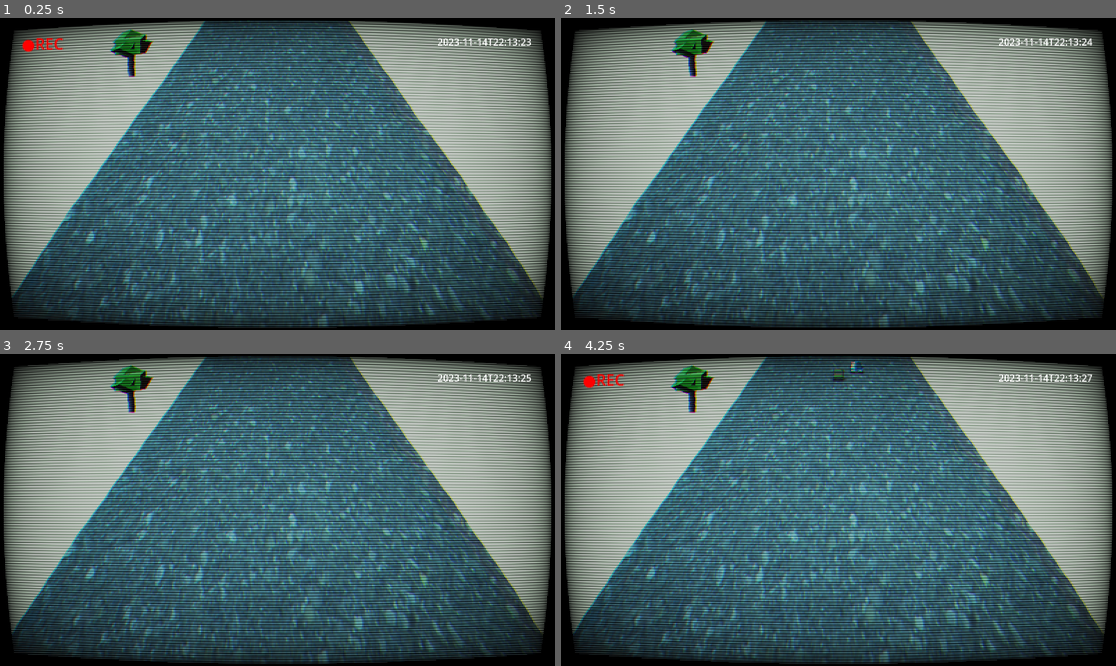
Above: before the commit, frames 1-4 (two rows, left to right).
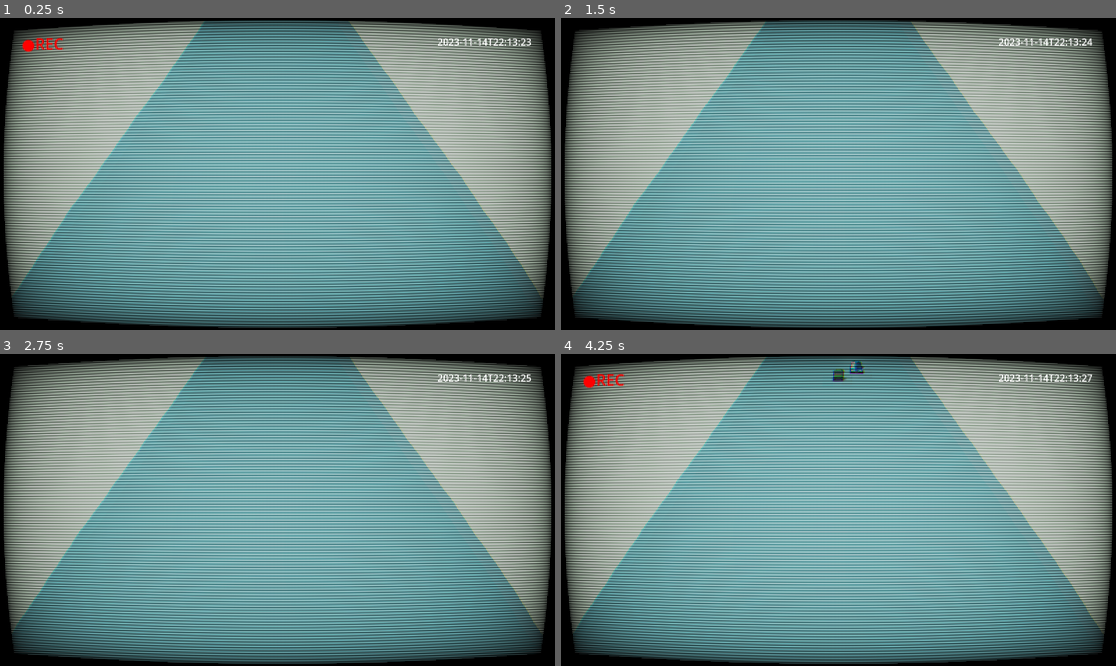
Above: after the commit, the same moments.

Repository: JamesAyala67/ncap-simulator
Game: Godot game, scene res://main.tscn
Same seed, same stepped clock (60 frames per second), same inputs: the game is played once before the commit and once after it.
Inputs (mouse positions are in pixels of both pictures, inside the frame that each line leads up to):
- Up to frame 1 (0.25 s): no input
- Up to frame 2 (1.5 s): tap Enter at 0.5 s; move the mouse to (960, 158) at 0.52 s; hold Ctrl 0.53-1.25 s; click (960, 158) at 0.67 s; drag from (727, 189) to (810, 236) at 1.27 s
- Up to frame 3 (2.75 s): move the mouse to (333, 441) at 2.02 s; hold Ctrl from 2.03 s (still down); click (333, 441) at 2.17 s
- Up to frame 4 (4.25 s): release Ctrl at 2.75 s; drag from (810, 572) to (672, 463) at 2.77 s; move the mouse to (1005, 556) at 3.52 s; hold Ctrl from 3.53 s (still down); click (1005, 556) at 3.67 s

The runs differ from the first frame. In frame 1, 58% of the frame differs, in the area x 2-98%, y 0-100%; in frame 2, 58%; in frame 3, 58%; in frame 4, 59%.

Commit message:
Added clickable

Diff:
--- a/assets/scenes/entities/entity1.tscn
+++ b/assets/scenes/entities/entity1.tscn
@@ -6,7 +6,7 @@
 [sub_resource type="BoxShape3D" id="BoxShape3D_edkwo"]
 size = Vector3(0.83, 0.75, 1)
 
-[node name="entity1" type="CharacterBody3D"]
+[node name="entity1" type="CharacterBody3D" groups=["poofable"]]
 script = ExtResource("1_edkwo")
 
 [node name="Car" parent="." instance=ExtResource("1_7lhlj")]
--- a/assets/scenes/entities/entity2.tscn
+++ b/assets/scenes/entities/entity2.tscn
@@ -6,7 +6,7 @@
 [sub_resource type="BoxShape3D" id="BoxShape3D_edkwo"]
 size = Vector3(0.83, 0.75, 1)
 
-[node name="entity1" type="CharacterBody3D"]
+[node name="entity1" type="CharacterBody3D" groups=["poofable"]]
 script = ExtResource("1_dcnqq")
 
 [node name="Car" parent="." instance=ExtResource("2_gjf4w")]
--- a/assets/scenes/platform_scene.tscn
+++ b/assets/scenes/platform_scene.tscn
@@ -1,83 +1,16 @@
-[gd_scene load_steps=11 format=3 uid="uid://7d3opusjinc6"]
-
-[ext_resource type="Texture2D" uid="uid://emmy42hjy3e6" path="res://assets/textures/2010-09-04_08-50-38.jpg" id="1_oe23o"]
-
-[sub_resource type="BoxMesh" id="BoxMesh_q6cjc"]
-
-[sub_resource type="StandardMaterial3D" id="StandardMaterial3D_q6cjc"]
-albedo_texture = ExtResource("1_oe23o")
-metallic_specular = 0.43
-
-[sub_resource type="BoxShape3D" id="BoxShape3D_oe23o"]
+[gd_scene load_steps=3 format=3 uid="uid://7d3opusjinc6"]
 
 [sub_resource type="BoxMesh" id="BoxMesh_oe23o"]
 
-[sub_resource type="StandardMaterial3D" id="StandardMaterial3D_oe23o"]
-albedo_color = Color(0.79913, 0.0667829, 4.81307e-07, 1)
-
-[sub_resource type="CylinderMesh" id="CylinderMesh_q6cjc"]
-
-[sub_resource type="BoxMesh" id="BoxMesh_bulxv"]
-
-[sub_resource type="StandardMaterial3D" id="StandardMaterial3D_s8mbc"]
-albedo_color = Color(0.447059, 1, 0.313726, 1)
-
-[sub_resource type="StandardMaterial3D" id="StandardMaterial3D_vtxbh"]
-albedo_color = Color(0.317647, 1, 0.188235, 1)
+[sub_resource type="BoxShape3D" id="BoxShape3D_oe23o"]
 
 [node name="platformScene" type="Node3D"]
 
 [node name="MeshInstance3D" type="MeshInstance3D" parent="."]
 transform = Transform3D(13.876, 0, 0, 0, 0.5, 0, 0, 0, 61.3713, 0, 0, -19.1501)
-mesh = SubResource("BoxMesh_q6cjc")
-surface_material_override/0 = SubResource("StandardMaterial3D_q6cjc")
+mesh = SubResource("BoxMesh_oe23o")
 
 [node name="StaticBody3D" type="StaticBody3D" parent="MeshInstance3D"]
 
 [node name="CollisionShape3D" type="CollisionShape3D" parent="MeshInstance3D/StaticBody3D"]
 shape = SubResource("BoxShape3D_oe23o")
-
-[node name="Node3D" type="Node3D" parent="MeshInstance3D"]
-
-[node name="MeshInstance3D2" type="MeshInstance3D" parent="."]
-transform = Transform3D(15, 0, 0, 0, 1, 0, 0, 0, 1, 0, 0.437375, 11.9908)
-mesh = SubResource("BoxMesh_oe23o")
-surface_material_override/0 = SubResource("StandardMaterial3D_oe23o")
-
-[node name="Tree" type="Node3D" parent="."]
-transform = Transform3D(0.5, 0, 0, 0, 0.3, 0, 0, 0, 0.5, -9.61487, -1.78719, -32.8103)
-
-[node name="Node3D" type="Node3D" parent="Tree"]
-
-[node name="MeshInstance3D" type="MeshInstance3D" parent="Tree"]
-transform = Transform3D(1, 0, 0, 0, 3, 0, 0, 0, 1, -4.25584, 1.19943, 7.8405)
-mesh = SubResource("CylinderMesh_q6cjc")
-
-[node name="MeshInstance3D2" type="MeshInstance3D" parent="Tree"]
-transform = Transform3D(4, 0, 0, 0, 4, 0, 0, 0, 4, -4.23281, 6.61481, 7.82344)
-mesh = SubResource("BoxMesh_bulxv")
-surface_material_override/0 = SubResource("StandardMaterial3D_s8mbc")
-
-[node name="MeshInstance3D3" type="MeshInstance3D" parent="Tree"]
-transform = Transform3D(2.12543, 0.952977, 1.8906, -1.22738, 2.73743, 0, -1.72513, -0.773497, 2.32929, -3.27776, 6.45574, 8.00721)
-mesh = SubResource("BoxMesh_bulxv")
-skeleton = NodePath("../MeshInstance3D2")
-surface_material_override/0 = SubResource("StandardMaterial3D_vtxbh")
-
-[node name="MeshInstance3D4" type="MeshInstance3D" parent="Tree"]
-transform = Transform3D(2.12543, 0.952977, 1.8906, -1.98338, 1.83352, 1.30552, -0.740779, -2.17486, 1.92905, -4.68601, 7.7124, 6.826)
-mesh = SubResource("BoxMesh_bulxv")
-skeleton = NodePath("../MeshInstance3D2")
-surface_material_override/0 = SubResource("StandardMaterial3D_vtxbh")
-
-[node name="MeshInstance3D5" type="MeshInstance3D" parent="Tree"]
-transform = Transform3D(2.12543, 0.952977, 1.8906, -1.98338, 1.83352, 1.30552, -0.740779, -2.17486, 1.92905, -4.61631, 5.52235, 7.31923)
-mesh = SubResource("BoxMesh_bulxv")
-skeleton = NodePath("../MeshInstance3D2")
-surface_material_override/0 = SubResource("StandardMaterial3D_vtxbh")
-
-[node name="MeshInstance3D6" type="MeshInstance3D" parent="Tree"]
-transform = Transform3D(2.12543, 0.952977, 1.8906, -1.98338, 1.83352, 1.30552, -0.740779, -2.17486, 1.92905, -4.61631, 6.19404, 8.89175)
-mesh = SubResource("BoxMesh_bulxv")
-skeleton = NodePath("../MeshInstance3D2")
-surface_material_override/0 = SubResource("StandardMaterial3D_vtxbh")
--- a/assets/scripts/entity.gd
+++ b/assets/scripts/entity.gd
@@ -7,7 +7,6 @@
 	velocity = transform.basis.z * speed
 	move_and_slide()
 
-func _input_event(camera: Camera3D, event: InputEvent, click_position: Vector3, click_normal: Vector3, shape_idx: int) -> void:
-	if event is InputEventMouseButton and event.pressed and event.button_index == MOUSE_BUTTON_LEFT:
-		if get_parent().has_method("on_entity_clicked"):
-			get_parent().on_entity_clicked(self)
+func go_poof():
+	print("Poof!", self.name)
+	queue_free()  # This removes the entity from the game
--- a/project.godot
+++ b/project.godot
@@ -18,3 +18,7 @@
 [editor_plugins]
 
 enabled=PackedStringArray("res://addons/road-generator/plugin.cfg")
+
+[global_group]
+
+poofable=""
